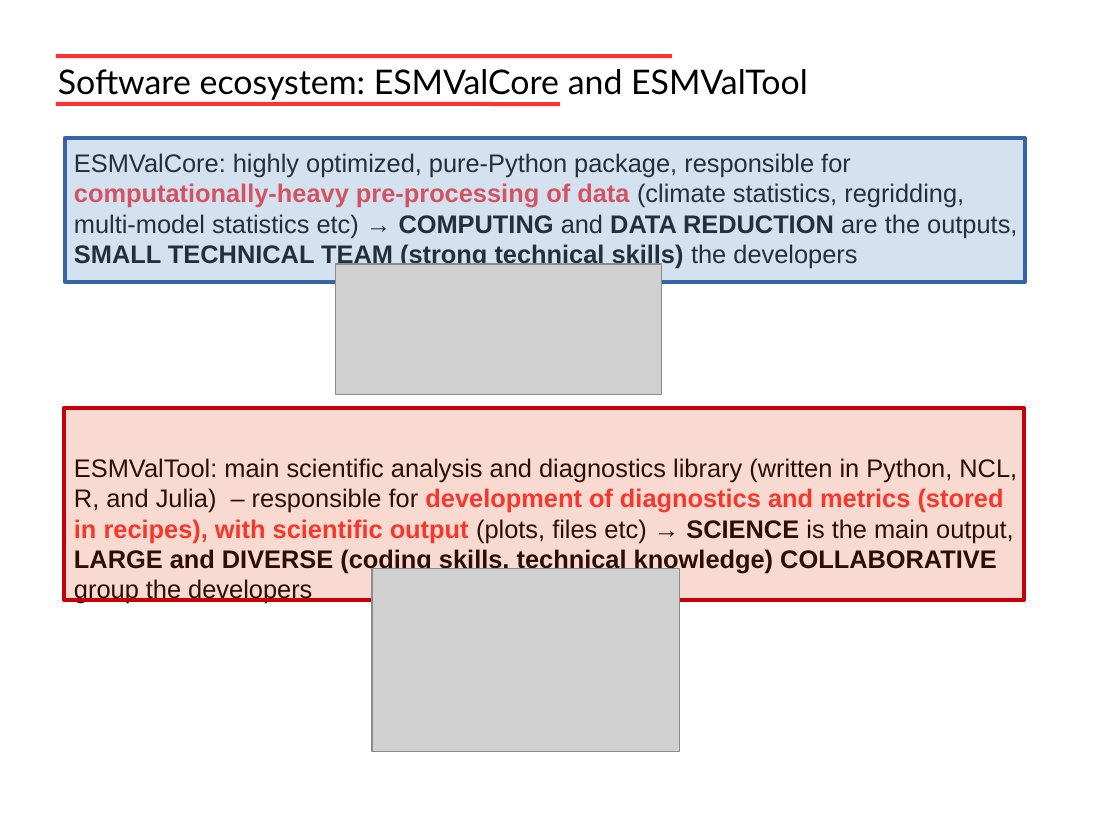
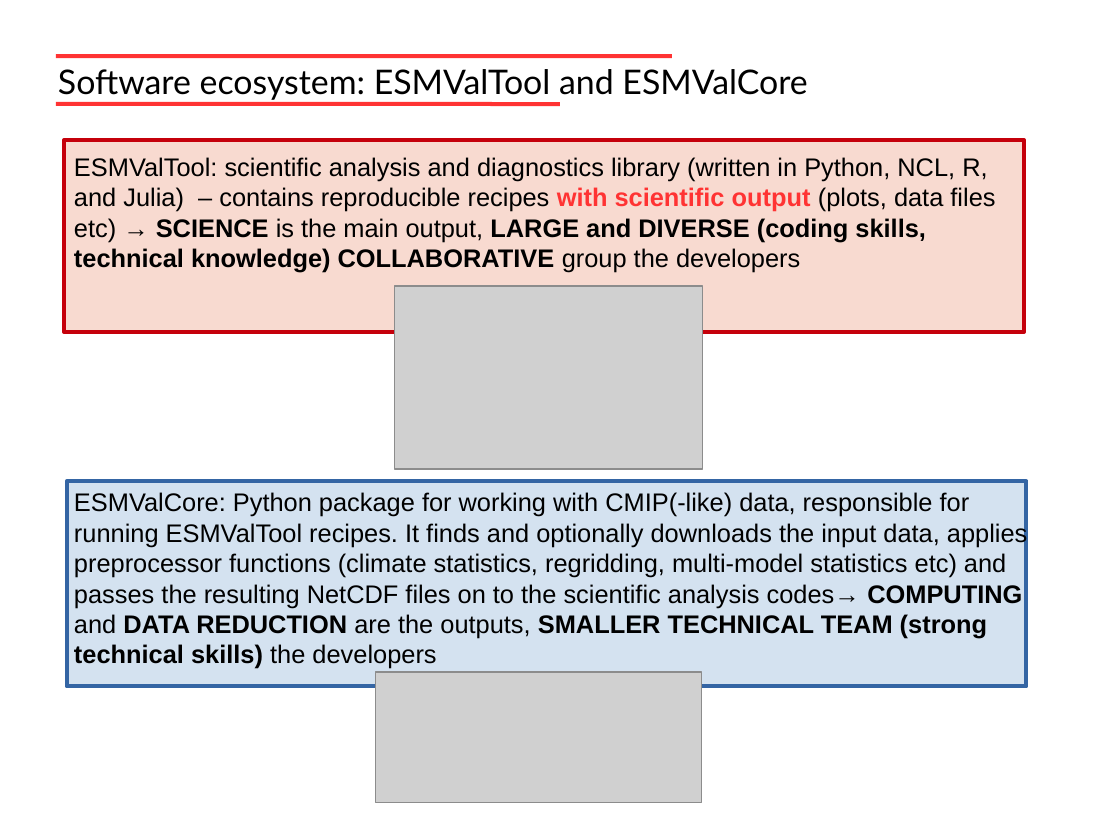
Before and after one commit to valeriupredoi/NCAR_Correctness_Workshop_9-10Nov2023_Talk, a slide deck: slide 3 of Predoi_Andela_Reliable-and-reproducible-Earth-System-Model-data-analysis-with-ESMValTool.pptx. Drawn at 1120x840 pixels with LibreOffice and Linux fonts; fonts in the diff are those of the drawing; grey boxes stand for pictures. Boxes give left, top, right and bottom in pixels: in the first picture for what was removed or moved away, otherwise in the second. Text is boxed around its words. In the diff, an @@ line names an element or a change of style, - is before the commit and + after.

```diff
--- a/Predoi_Andela_Reliable-and-reproducible-Earth-System-Model-data-analysis-with-ESMValTool.pptx
+++ b/Predoi_Andela_Reliable-and-reproducible-Earth-System-Model-data-analysis-with-ESMValTool.pptx
@@ text at (x1=58, y1=69, x2=807, y2=100): text changed @@
-Software ecosystem: ESMValCore and ESMValTool
+Software ecosystem: ESMValTool and ESMValCore
@@ rectangle resized from (x1=65, y1=138, x2=1025, y2=283) to (x1=64, y1=140, x2=1024, y2=332) @@
@@ rectangle at (x1=64, y1=140, x2=1024, y2=332): fill #729FCF at 30% opacity to #DD4814 at 20% opacity; outline #3465A4 2.83 pt to #C5000B 2.83 pt @@
@@ text at (x1=74, y1=157, x2=1027, y2=669): text changed @@
-ESMValCore: highly optimized, pure-Python package, responsible for computationally-heavy pre-processing of data (climate statistics, regridding, multi-model statistics etc) → COMPUTING and DATA REDUCTION are the outputs, SMALL TECHNICAL TEAM (strong technical skills) the developers
-ESMValTool: main scientific analysis and diagnostics library (written in Python, NCL, R, and Julia) – responsible for development of diagnostics and metrics (stored in recipes), with scientific output (plots, files etc) → SCIENCE is the main output, LARGE and DIVERSE (coding skills, technical knowledge) COLLABORATIVE group the developers
+ESMValTool: scientific analysis and diagnostics library (written in Python, NCL, R, and Julia) – contains reproducible recipes with scientific output (plots, data files etc) → SCIENCE is the main output, LARGE and DIVERSE (coding skills, technical knowledge) COLLABORATIVE group the developers
+ESMValCore: Python package for working with CMIP(-like) data, responsible for running ESMValTool recipes. It finds and optionally downloads the input data, applies preprocessor functions (climate statistics, regridding, multi-model statistics etc) and passes the resulting NetCDF files on to the scientific analysis codes→ COMPUTING and DATA REDUCTION are the outputs, SMALLER TECHNICAL TEAM (strong technical skills) the developers
@@ picture moved from (x1=372, y1=569, x2=680, y2=752) to (x1=394, y1=286, x2=702, y2=469) @@
@@ rectangle resized from (x1=64, y1=408, x2=1024, y2=600) to (x1=67, y1=482, x2=1028, y2=687) @@
@@ rectangle at (x1=67, y1=482, x2=1028, y2=687): fill #DD4814 at 20% opacity to #729FCF at 30% opacity; outline #C5000B 2.83 pt to #3465A4 2.83 pt @@
@@ picture moved from (x1=336, y1=264, x2=663, y2=394) to (x1=376, y1=672, x2=702, y2=802) @@
```
Also in this commit, not shown: 7 other slides changed, 1 slide added, 1 other file.
